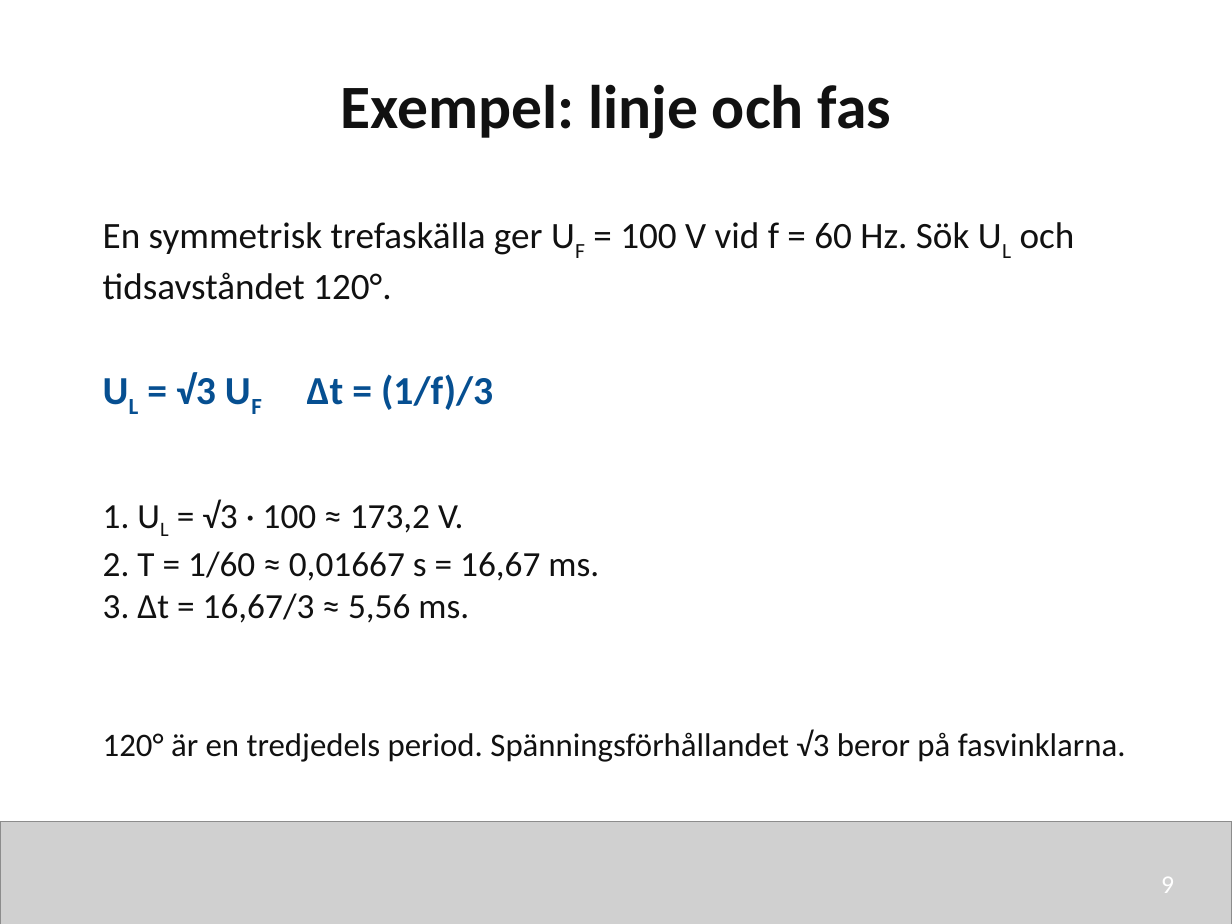
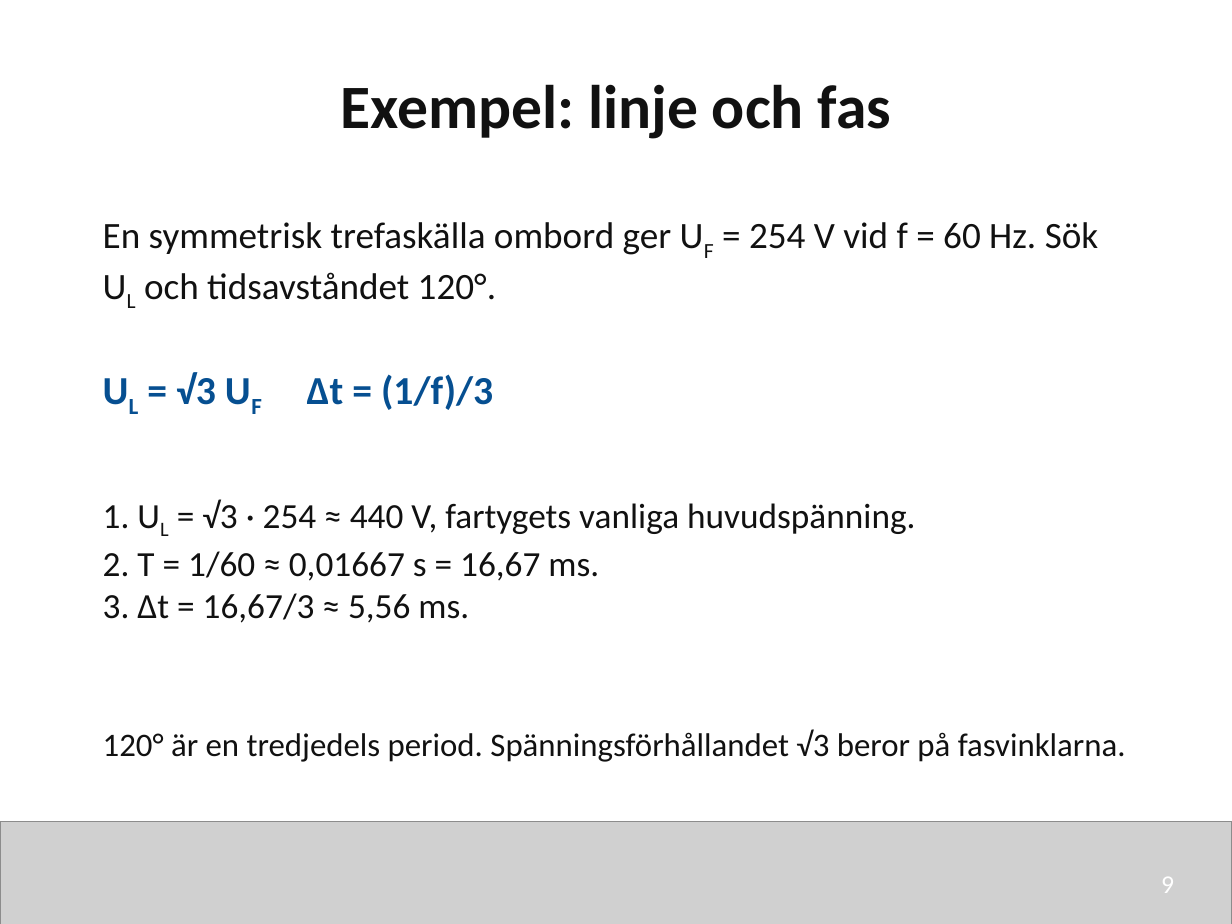
Before and after one commit to nj22az/nj22az.github.io, a slide deck: slide 9 of sjoskolan/vecka-41/aktuell/v41_01_Trefassystemets_grunder_elev.pptx. Drawn at 1232x924 pixels with LibreOffice and Linux fonts; fonts in the diff are those of the drawing; grey boxes stand for pictures. Boxes give left, top, right and bottom in pixels: in the first picture for what was removed or moved away, otherwise in the second. Text is boxed around its words. In the diff, an @@ line names an element or a change of style, - is before the commit and + after.

```diff
--- a/sjoskolan/vecka-41/aktuell/v41_01_Trefassystemets_grunder_elev.pptx
+++ b/sjoskolan/vecka-41/aktuell/v41_01_Trefassystemets_grunder_elev.pptx
@@ text at box(103, 222, 1099, 300): text changed @@
-En symmetrisk trefaskälla ger UF = 100 V vid f = 60 Hz. Sök UL och tidsavståndet 120°.
+En symmetrisk trefaskälla ombord ger UF = 254 V vid f = 60 Hz. Sök UL och tidsavståndet 120°.
@@ text at box(103, 499, 915, 534): text changed @@
-1. UL = √3 · 100 ≈ 173,2 V.
+1. UL = √3 · 254 ≈ 440 V, fartygets vanliga huvudspänning.
```
Also in this commit, not shown: 23 other files.
